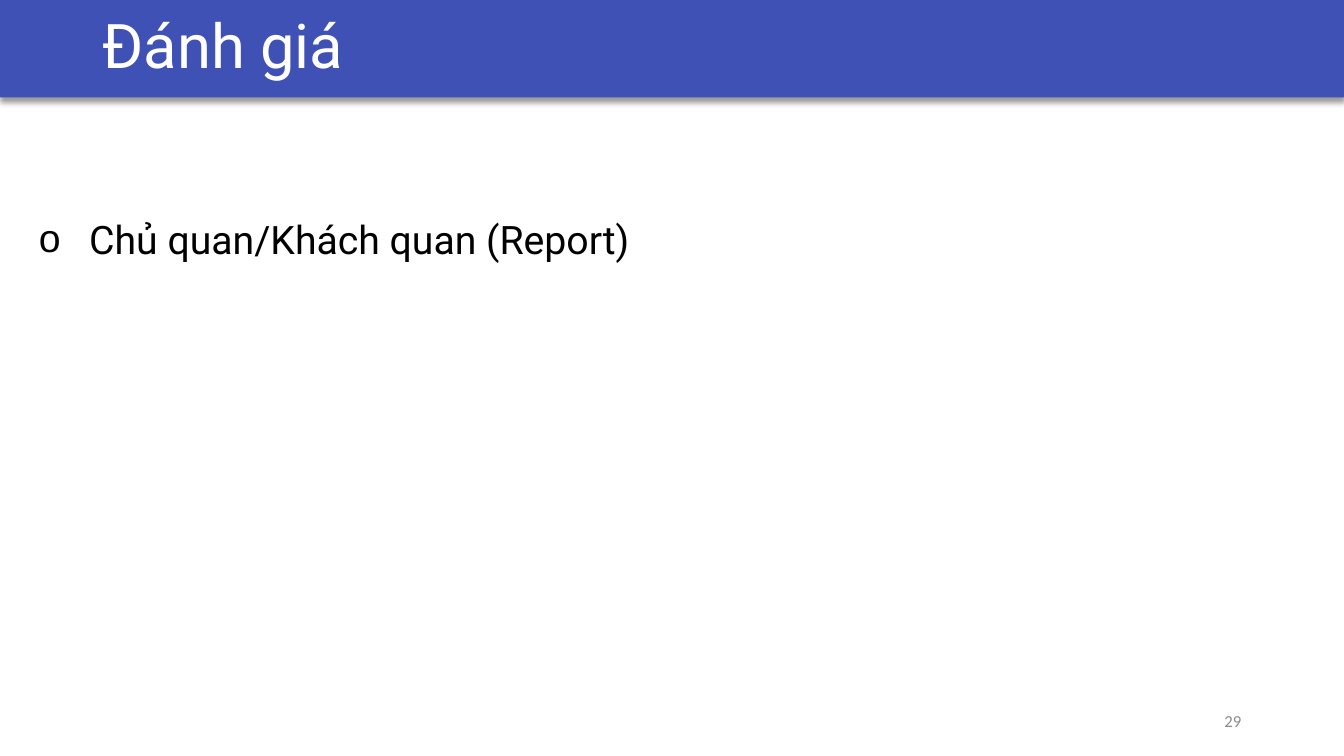
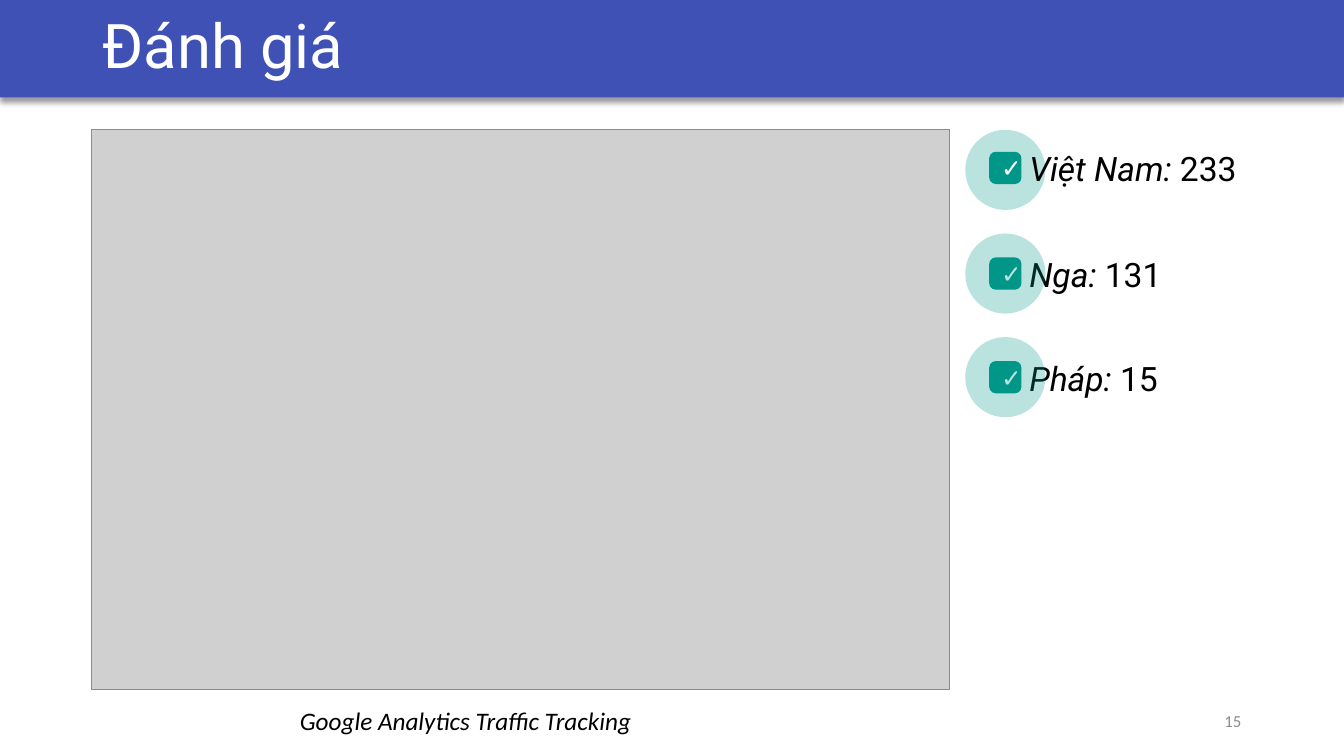
Before and after one commit to csethanhcong/c9js-demo, a slide deck: slide 15 of report/Presentation/Slide LVTN.pptx (slide 29 before the commit). Drawn at 1344x756 pixels with LibreOffice and Linux fonts; fonts in the diff are those of the drawing; grey boxes stand for pictures. Boxes give left, top, right and bottom in pixels: in the first picture for what was removed or moved away, otherwise in the second. Text is boxed around its words. In the diff, an @@ line names an element or a change of style, - is before the commit and + after.

```diff
--- a/report/Presentation/Slide LVTN.pptx
+++ b/report/Presentation/Slide LVTN.pptx
@@ picture added at [92,130,950,691] @@
@@ ellipse added at [966,130,1047,211], fill #009688 at 27% opacity @@
@@ rectangle added at [991,154,1019,182], fill #009688, 18 pt, text #FFFFFF @@
+✓
@@ rounded rectangle added at [991,154,1019,182], outline #009688 3 pt @@
@@ text added at [1029,150,1237,189], 24 pt, text #000000, italic @@
+Việt Nam: 233
@@ text removed at [89,222,629,263] @@
-o Chủ quan/Khách quan (Report)
@@ ellipse added at [966,234,1047,315], fill #009688 at 27% opacity @@
@@ rectangle added at [991,260,1019,288], fill #009688, 18 pt, text #FFFFFF @@
+✓
@@ rounded rectangle added at [991,260,1019,288], outline #009688 3 pt @@
@@ text added at [1029,256,1162,295], 24 pt, text #000000, italic @@
+Nga: 131
@@ ellipse added at [966,337,1047,417], fill #009688 at 27% opacity @@
@@ rectangle added at [991,363,1019,391], fill #009688, 18 pt, text #FFFFFF @@
+✓
@@ rounded rectangle added at [991,363,1019,391], outline #009688 3 pt @@
@@ text added at [1029,360,1158,399], 24 pt, text #000000, italic @@
+Pháp: 15
@@ text added at [300,712,631,735], 18 pt, text #000000, italic @@
+Google Analytics Traffic Tracking
@@ page number at [1224,716,1241,727]: text changed @@
-29
+15
```
Also in this commit, not shown: 6 other slides changed, 11 slides added, 33 slides removed, 4 other files.
